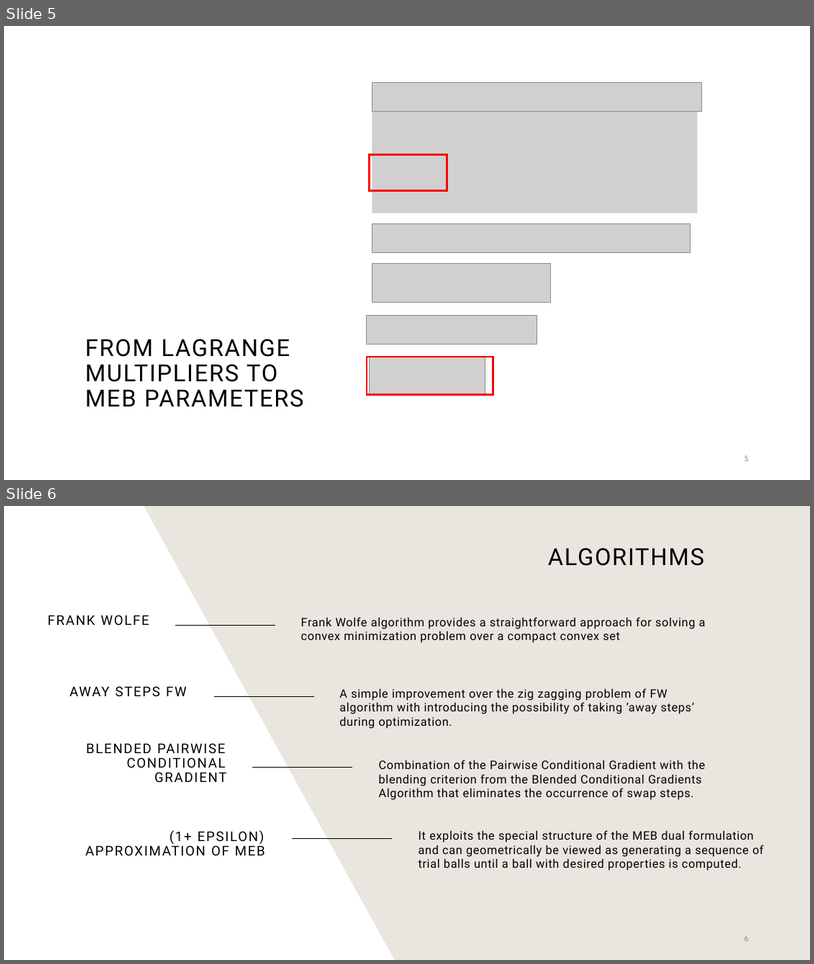
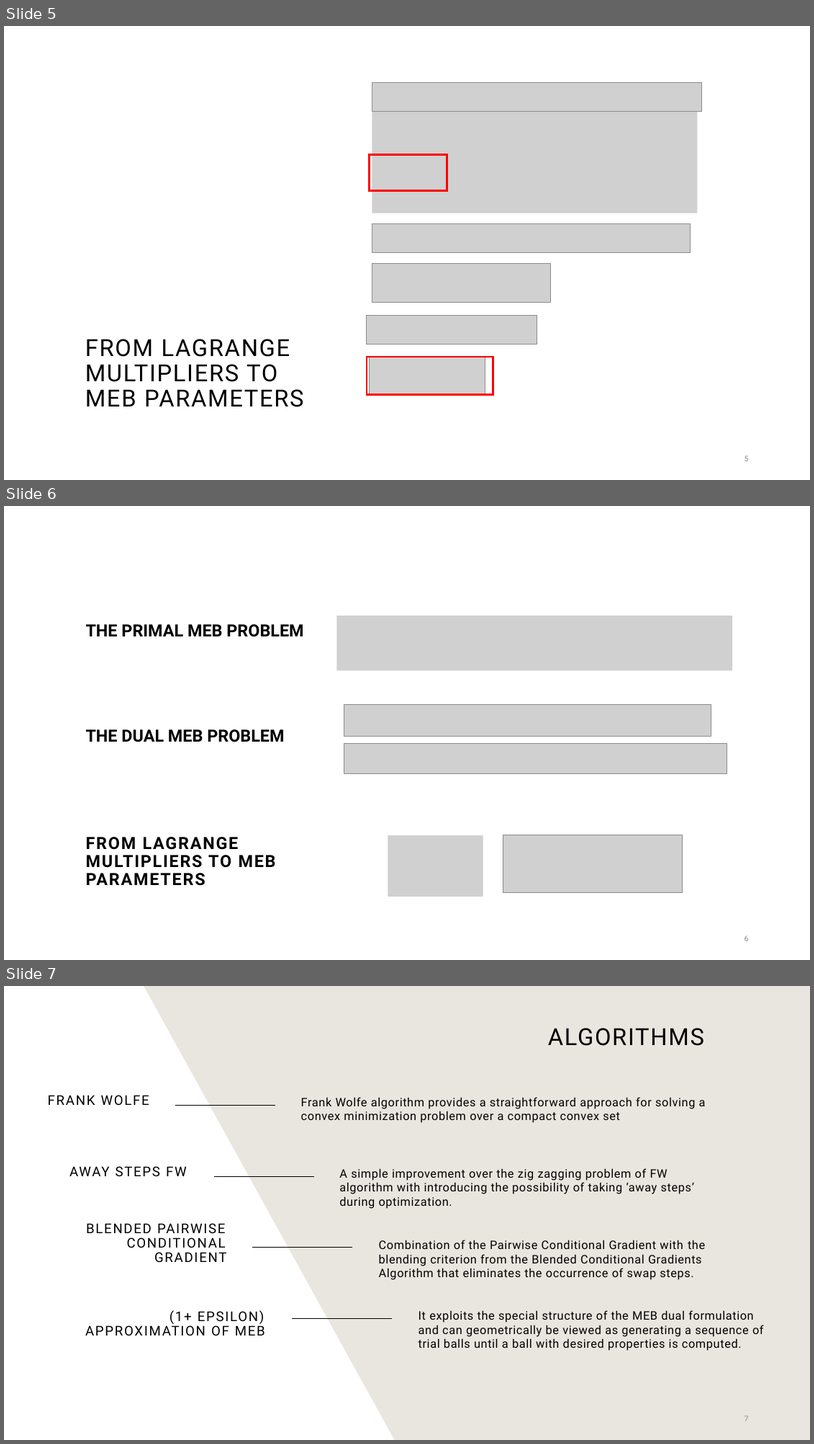
Before and after one commit to suleymanerim1/MEB_FrankWolfe_Optimization, a slide deck: Theory/Minimum Enclosing Ball for FW.pptx. Shown one above the other, each under a label of ours: slides 5 and 6 before the commit, slides 5, 6 and 7 after it. The pictures are 814x964 and 814x1444 pixels, drawn with LibreOffice and Linux fonts; fonts in the diff are those of the drawing; grey boxes stand for pictures; background and template pictures are left out. Boxes give left, top, right and bottom in pixels: in the first picture for what was removed or moved away, otherwise in the second. Text is boxed around its words. In the diff, an @@ line names an element or a change of style, - is before the commit and + after.

Commit message:
new slide added

```diff
--- a/Theory/Minimum Enclosing Ball for FW.pptx
+++ b/Theory/Minimum Enclosing Ball for FW.pptx
@@ slide 6 added at (4, 506, 810, 960), background #FFFFFF @@
@@ text added at (86, 624, 304, 637), 20 pt, text #000000, bold @@
+THE PRIMAL MEB PROBLEM
@@ picture added at (337, 615, 733, 671) @@
@@ picture added at (345, 705, 712, 736) @@
@@ text added at (86, 729, 284, 742), 20 pt, text #000000, bold @@
+THE DUAL MEB PROBLEM
@@ picture added at (344, 744, 728, 773) @@
@@ title added at (86, 836, 276, 885), 20 pt, text #000000, bold @@
+FROM LAGRANGE MULTIPLIERS TO MEB PARAMETERS
@@ picture added at (388, 835, 483, 896) @@
@@ picture added at (503, 834, 683, 892) @@
@@ page number added at (745, 935, 749, 941), 9 pt, text #8C8C8C @@
+6
@@ what was slide 6 is now slide 7 @@
@@ page number at (745, 1415, 749, 1421): text changed @@
-6
+7
```
